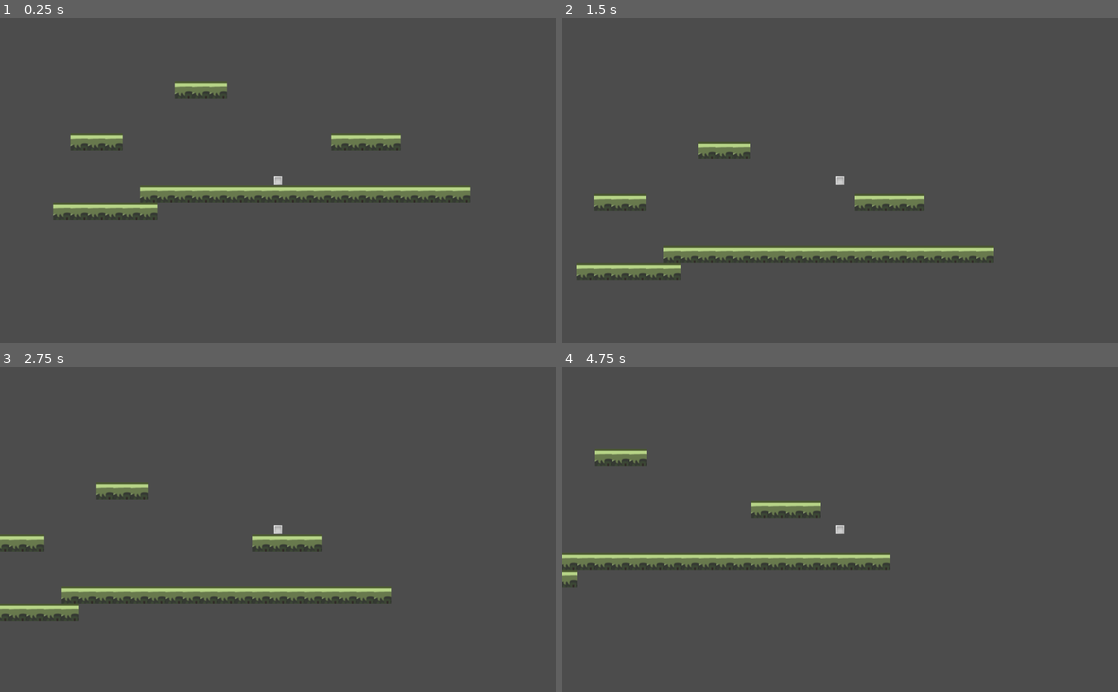
Above: before the commit, frames 1-4 (two rows, left to right).
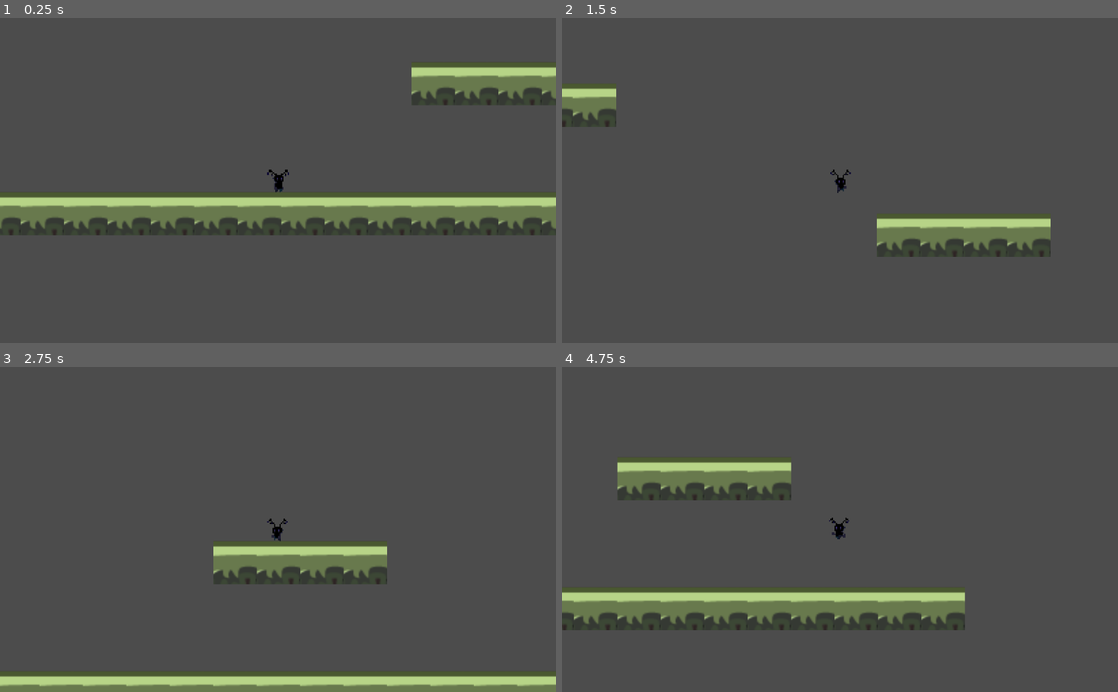
Above: after the commit, the same moments.

Repository: RPI-GameJamTeam/GodotProject
Game: Godot game, scene res://Scenes/MainScene.tscn
Same seed, same stepped clock (60 frames per second), same inputs: the game is played once before the commit and once after it.
Inputs:
- Up to frame 1 (0.25 s): no input
- Up to frame 2 (1.5 s): hold D (right) from 0.53 s (still down); tap Space (jump) at 0.77 s
- Up to frame 3 (2.75 s): tap Space (jump) at 1.52 s; release D (right) at 2.03 s; hold A (left) from 2.03 s (still down)
- Up to frame 4 (4.75 s): release A (left) at 2.78 s; hold D (right) 2.78-4.28 s; tap Space (jump) at 3.02, 3.77, 4.52 s; hold A (left) from 4.28 s (still down)

The runs differ from the first frame. In frame 1, 16% of the frame differs, in the area x 0-100%, y 13-67%; in frame 2, 8.8%; in frame 3, 14%; in frame 4, 15%.

Commit message:
Character Anims

Diff:
--- /dev/null
+++ b/Game Jam/Scenes/PickUp.tscn
@@ -0,0 +1,8 @@
+[gd_scene load_steps=2 format=2]
+
+[sub_resource type="CapsuleShape2D" id=1]
+
+[node name="PickUp" type="StaticBody2D"]
+
+[node name="CollisionShape2D" type="CollisionShape2D" parent="."]
+shape = SubResource( 1 )
--- a/Game Jam/Scenes/Player.tscn
+++ b/Game Jam/Scenes/Player.tscn
@@ -1,7 +1,64 @@
-[gd_scene load_steps=4 format=2]
+[gd_scene load_steps=16 format=2]
 
-[ext_resource path="res://Asset/Art/TempPlayerSprite.png" type="Texture" id=1]
+[ext_resource path="res://Asset/Character-Sheet.png" type="Texture" id=1]
 [ext_resource path="res://Scripts/Player.gd" type="Script" id=2]
+
+[sub_resource type="AtlasTexture" id=2]
+atlas = ExtResource( 1 )
+region = Rect2( 0, 0, 32, 32 )
+
+[sub_resource type="AtlasTexture" id=3]
+atlas = ExtResource( 1 )
+region = Rect2( 32, 0, 32, 32 )
+
+[sub_resource type="AtlasTexture" id=4]
+atlas = ExtResource( 1 )
+region = Rect2( 64, 0, 32, 32 )
+
+[sub_resource type="AtlasTexture" id=5]
+atlas = ExtResource( 1 )
+region = Rect2( 96, 0, 32, 32 )
+
+[sub_resource type="AtlasTexture" id=6]
+atlas = ExtResource( 1 )
+region = Rect2( 128, 0, 32, 32 )
+
+[sub_resource type="AtlasTexture" id=7]
+atlas = ExtResource( 1 )
+region = Rect2( 160, 0, 32, 32 )
+
+[sub_resource type="AtlasTexture" id=8]
+atlas = ExtResource( 1 )
+region = Rect2( 192, 0, 32, 32 )
+
+[sub_resource type="AtlasTexture" id=9]
+atlas = ExtResource( 1 )
+region = Rect2( 224, 0, 32, 32 )
+
+[sub_resource type="AtlasTexture" id=10]
+atlas = ExtResource( 1 )
+region = Rect2( 256, 0, 32, 32 )
+
+[sub_resource type="AtlasTexture" id=11]
+atlas = ExtResource( 1 )
+region = Rect2( 288, 0, 32, 32 )
+
+[sub_resource type="AtlasTexture" id=12]
+atlas = ExtResource( 1 )
+region = Rect2( 320, 0, 32, 32 )
+
+[sub_resource type="SpriteFrames" id=13]
+animations = [ {
+"frames": [ SubResource( 2 ), SubResource( 3 ), SubResource( 4 ), SubResource( 5 ), SubResource( 6 ) ],
+"loop": true,
+"name": "idle",
+"speed": 5.0
+}, {
+"frames": [ SubResource( 7 ), SubResource( 8 ), SubResource( 9 ), SubResource( 10 ), SubResource( 11 ), SubResource( 12 ) ],
+"loop": true,
+"name": "walk",
+"speed": 5.0
+} ]
 
 [sub_resource type="CapsuleShape2D" id=1]
 radius = 7.75
@@ -13,11 +70,13 @@
 "_edit_group_": true
 }
 
-[node name="Sprite" type="Sprite" parent="."]
-texture = ExtResource( 1 )
+[node name="AnimatedSprite" type="AnimatedSprite" parent="."]
+frames = SubResource( 13 )
+animation = "walk"
 
 [node name="Camera2D" type="Camera2D" parent="."]
 current = true
+zoom = Vector2( 0.4, 0.4 )
 
 [node name="CollisionShape2D" type="CollisionShape2D" parent="."]
 shape = SubResource( 1 )
--- a/Game Jam/Scripts/Player.gd
+++ b/Game Jam/Scripts/Player.gd
@@ -9,6 +9,9 @@
 var input = Vector2()
 
 onready var gravity = ProjectSettings.get_setting("physics/2d/default_gravity")
+
+func _ready():
+	$AnimatedSprite.play("idle")
 
 func get_input():
 	input = Vector2()
@@ -27,6 +30,14 @@
 		velocity.x = move_toward(velocity.x, 0, STOP_FORCE * delta)
 	else:
 		velocity.x += walk * delta
+		$AnimatedSprite.play("walk")
+
+	if walk < 0:
+		$AnimatedSprite.scale.x = -1
+	elif walk > 0:
+		$AnimatedSprite.scale.x = 1
+	elif walk == 0:
+		$AnimatedSprite.play("idle")
 
 	# clamp velocity
 	velocity.x = clamp(velocity.x, -WALK_MAX_SPEED, WALK_MAX_SPEED)
